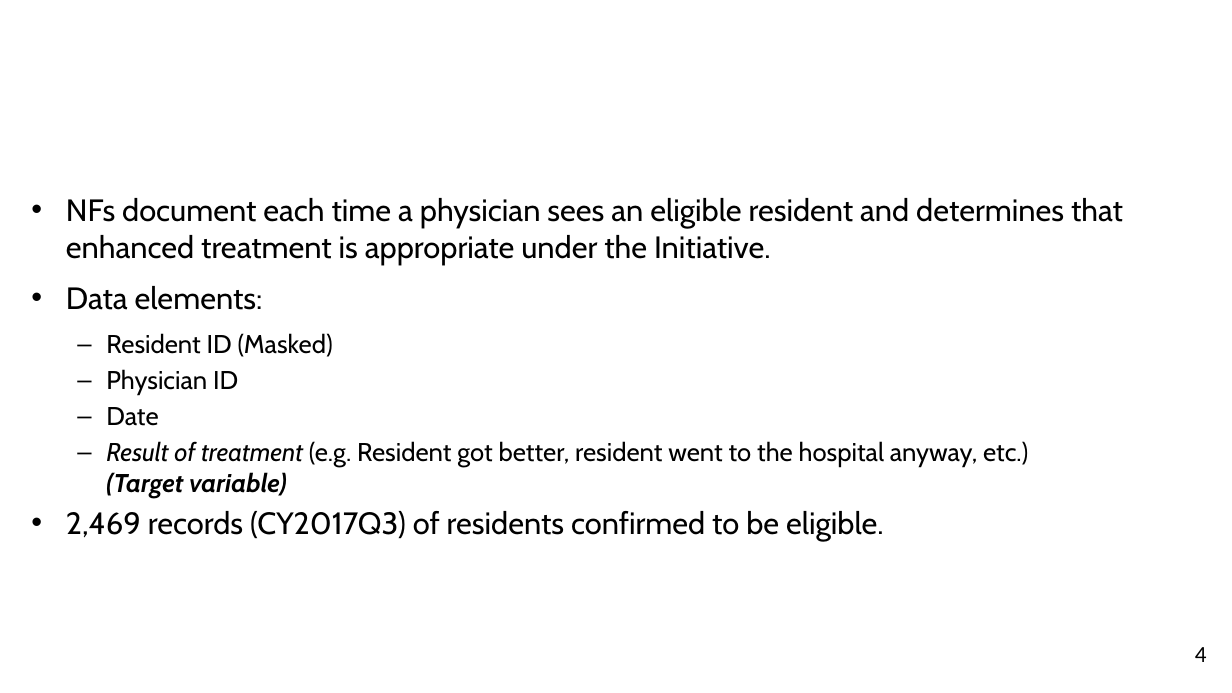
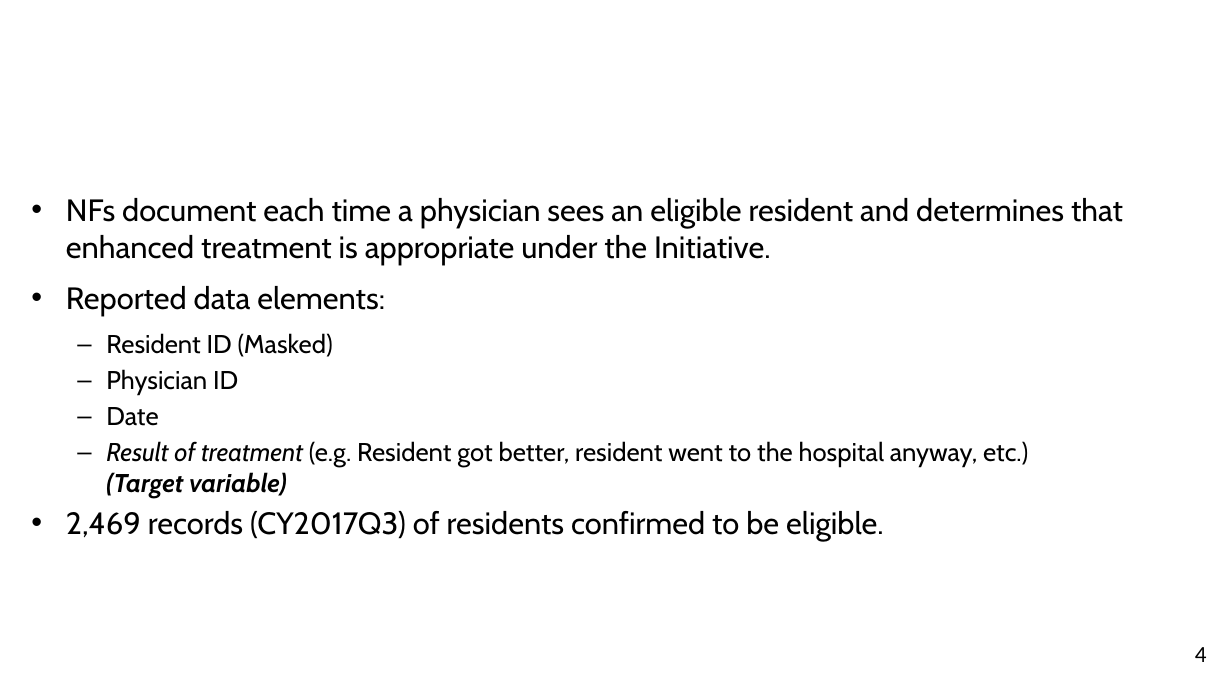
Before and after one commit to HHS/capstone.andrew.brecher, a slide deck: slide 4 of AndrewBrecher_presentation_2018-06-28.pptx. Drawn at 1232x693 pixels with LibreOffice and Linux fonts; fonts in the diff are those of the drawing; background and template pictures are left out. Boxes give left, top, right and bottom in pixels: in the first picture for what was removed or moved away, otherwise in the second. Text is boxed around its words. In the diff, an @@ line names an element or a change of style, - is before the commit and + after.

```diff
--- a/AndrewBrecher_presentation_2018-06-28.pptx
+++ b/AndrewBrecher_presentation_2018-06-28.pptx
@@ text at <box>66,286,385,315</box>: text changed @@
-• Data elements:
+• Reported data elements:
```
Also in this commit, not shown: 5 other slides changed.
